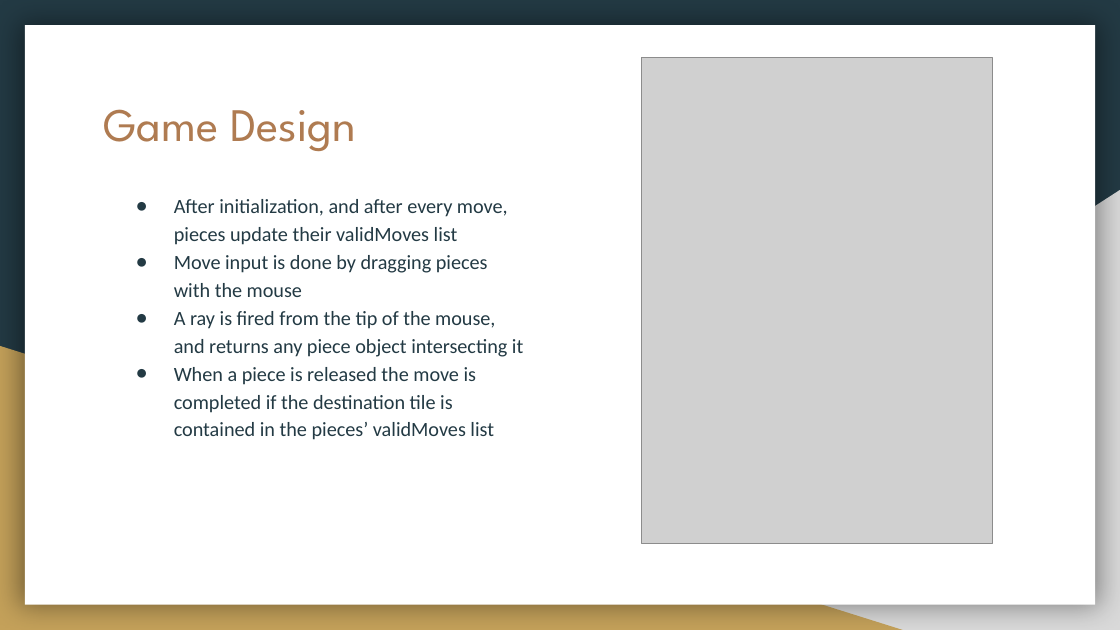
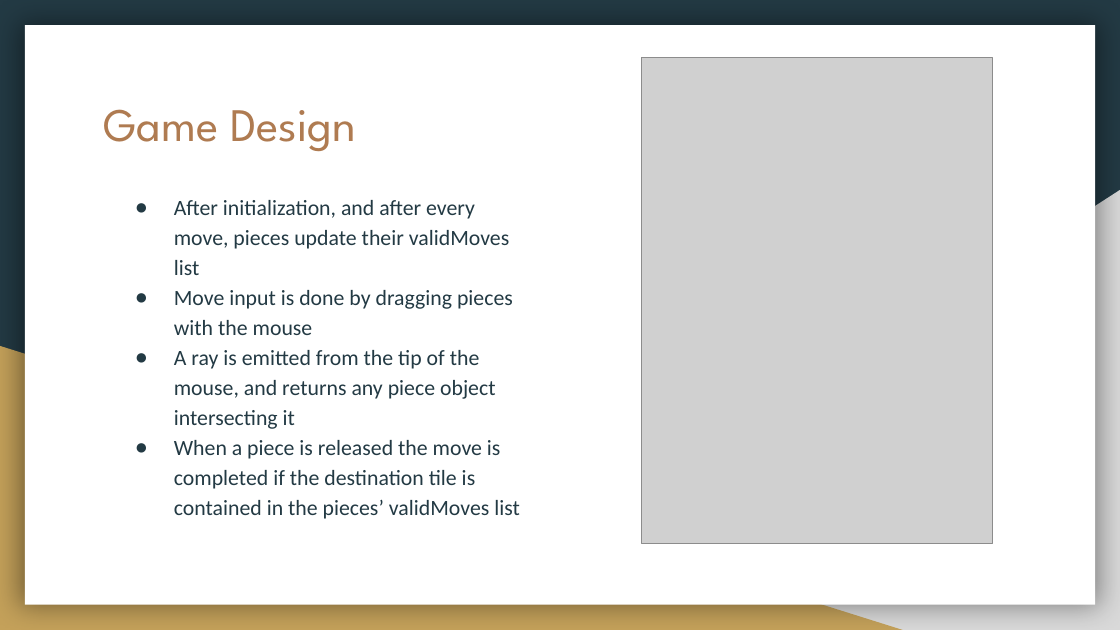
Before and after one commit to shakeebur/CIS434-TermProject-Group1, a slide deck: slide 8 of Project demonstration.pptx. Drawn at 1120x630 pixels with LibreOffice and Linux fonts; fonts in the diff are those of the drawing; grey boxes stand for pictures. Boxes give left, top, right and bottom in pixels: in the first picture for what was removed or moved away, otherwise in the second. Text is boxed around its words. In the diff, an @@ line names an element or a change of style, - is before the commit and + after.

```diff
--- a/Project demonstration.pptx
+++ b/Project demonstration.pptx
@@ text at [174,200,520,519]: size 13 to 14 pt in "After initialization, and after every move, pieces ...", "Move input is done by dragging pieces ...", "When a piece is released the move ..."; indent changed @@
@@ text at [174,350,496,429]: text changed; size 13 to 14 pt @@
-● A ray is fired from the tip of the mouse, and returns any piece object intersecting it
+● A ray is emitted from the tip of the mouse, and returns any piece object intersecting it
```
Also in this commit, not shown: 8 other slides changed, 2 slides added, 1 slide removed.
